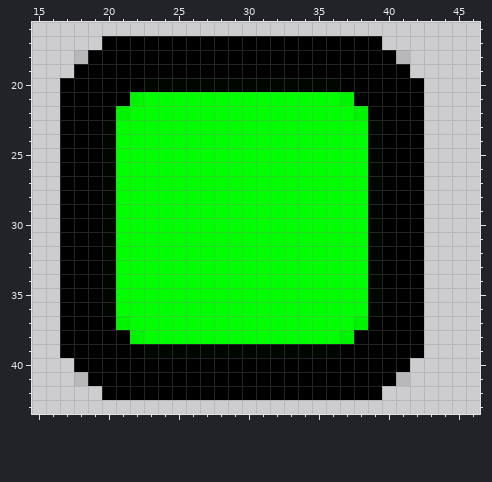
Two states of a pixel-art sprite, images/start.png. That is the earlier state.
The file is 60x60 pixels. Pixels under 10% opacity are left out. Colours within 5 levels of each other are drawn and written as one. Shown: x 15..46, y 16..43.
The result:
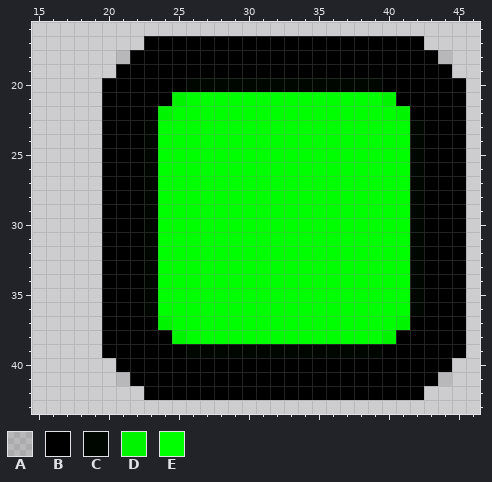
Palette (. is transparent): A #0000001a  B #000000  C #000600  D #00f400  E #00ff00
The exact change:
Changed rows in their new state; - is an unchanged pixel.
first column x 17:
17 ---...-----------------BBB---
18 -...A-------------------BBBA-
19 -...---------------------BBB-
20 ...---BBB-----------CCC---BBB
21 ...--BBBD-----------EEED--BBB
22 ...-BBBD-------------EEED-BBB
23 ...BBBC---------------EEECBBB
24 ...BBBC---------------EEECBBB
25 ...BBBC---------------EEECBBB
26 ...BBBC---------------EEECBBB
27 ...BBBC---------------EEECBBB
28 ...BBBC---------------EEECBBB
29 ...BBBC---------------EEECBBB
30 ...BBBC---------------EEECBBB
31 ...BBBC---------------EEECBBB
32 ...BBBC---------------EEECBBB
33 ...BBBC---------------EEECBBB
34 ...BBBC---------------EEECBBB
35 ...BBBC---------------EEECBBB
36 ...BBBC---------------EEECBBB
37 ...-BBBD-------------EEED-BBB
38 ...--BBBD-----------EEED--BBB
39 ...---BBB-----------CCC---BBB
40 -...---------------------BBB-
41 -...A-------------------BBBA-
42 ---...-----------------BBB---
